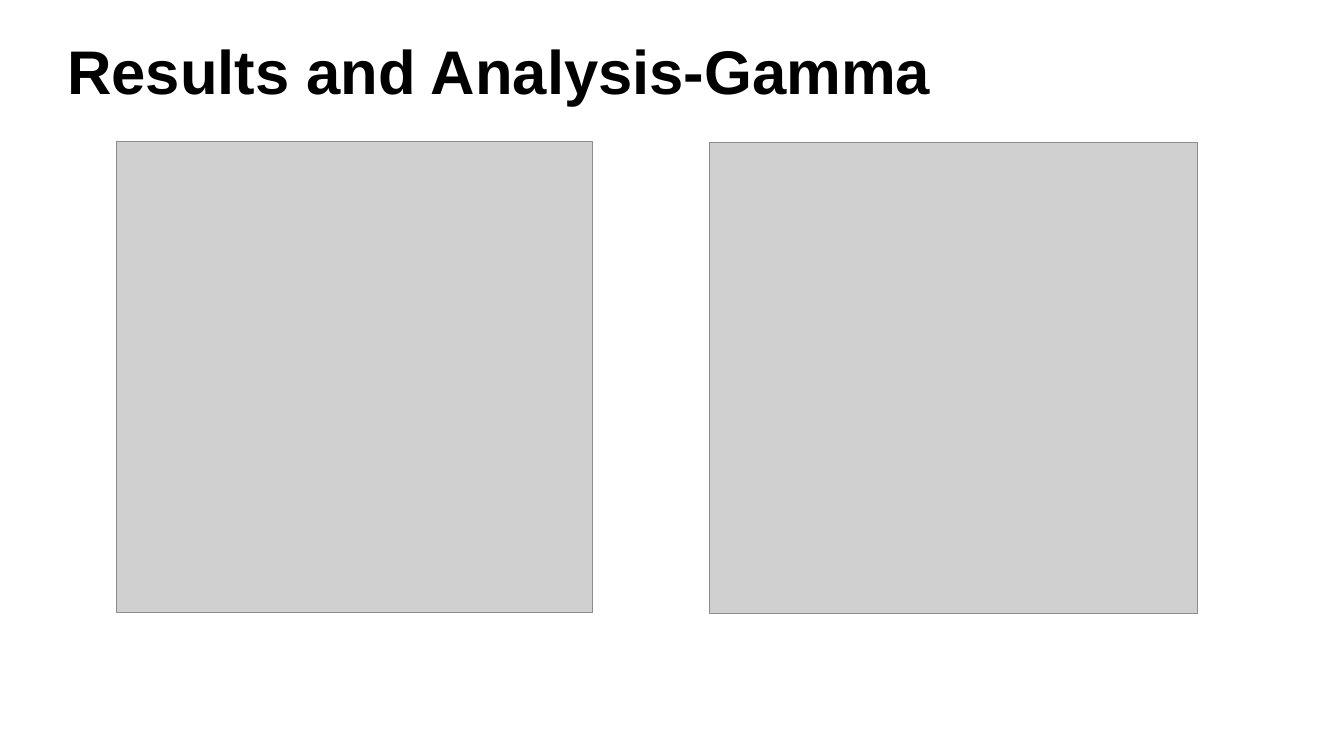
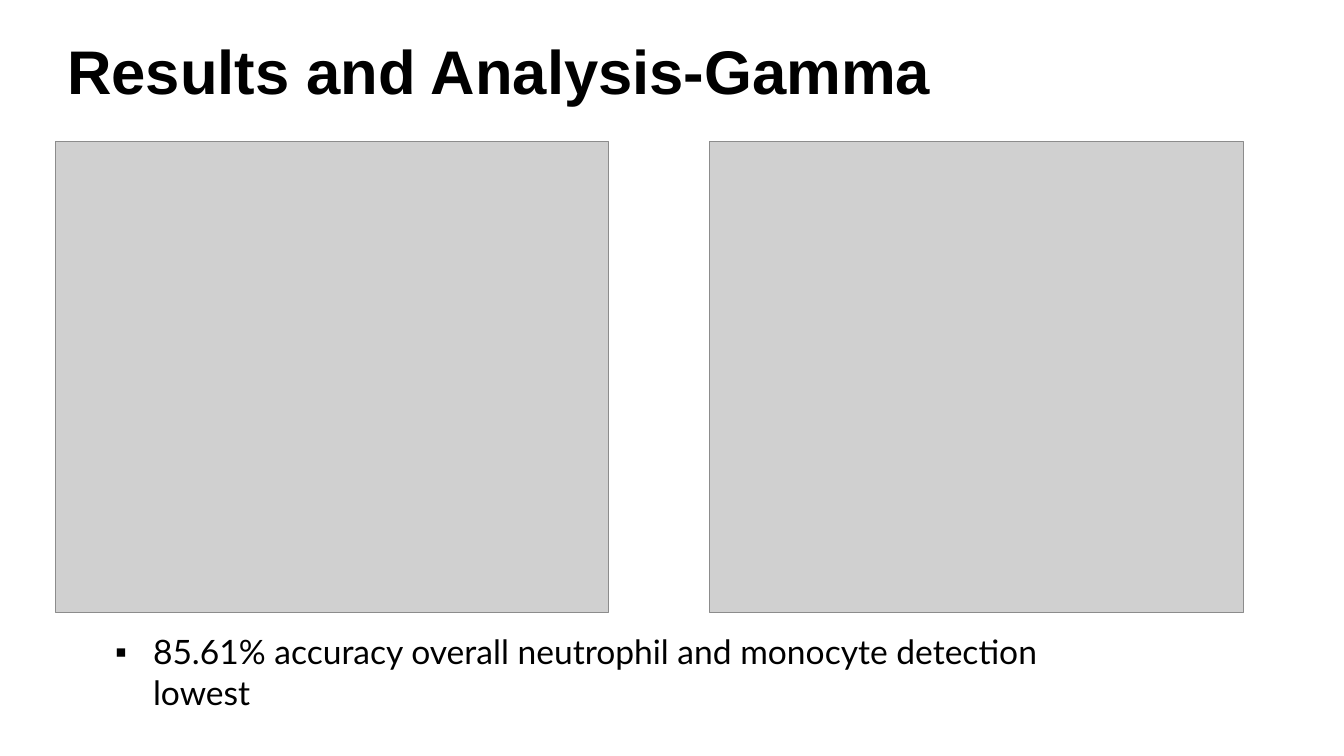
Before and after one commit to imarquez7891/MLSpring2018, a slide deck: slide 20 of MLPresentaion.pptx. Drawn at 1344x756 pixels with LibreOffice and Linux fonts; fonts in the diff are those of the drawing; grey boxes stand for pictures; background and template pictures are left out. Boxes give left, top, right and bottom in pixels: in the first picture for what was removed or moved away, otherwise in the second. Text is boxed around its words. In the diff, an @@ line names an element or a change of style, - is before the commit and + after.

```diff
--- a/MLPresentaion.pptx
+++ b/MLPresentaion.pptx
@@ picture: place and size @@
-picture at (116,141,592,612)
+picture at (55,141,609,612)
@@ picture: place and size @@
-picture at (709,142,1197,613)
+picture at (709,141,1243,612)
@@ text added at (153,639,1037,706), 48 pt, text #000000 @@
+▪ 85.61% accuracy overall neutrophil and monocyte detection lowest
```
Also in this commit, not shown: 10 other slides changed.
